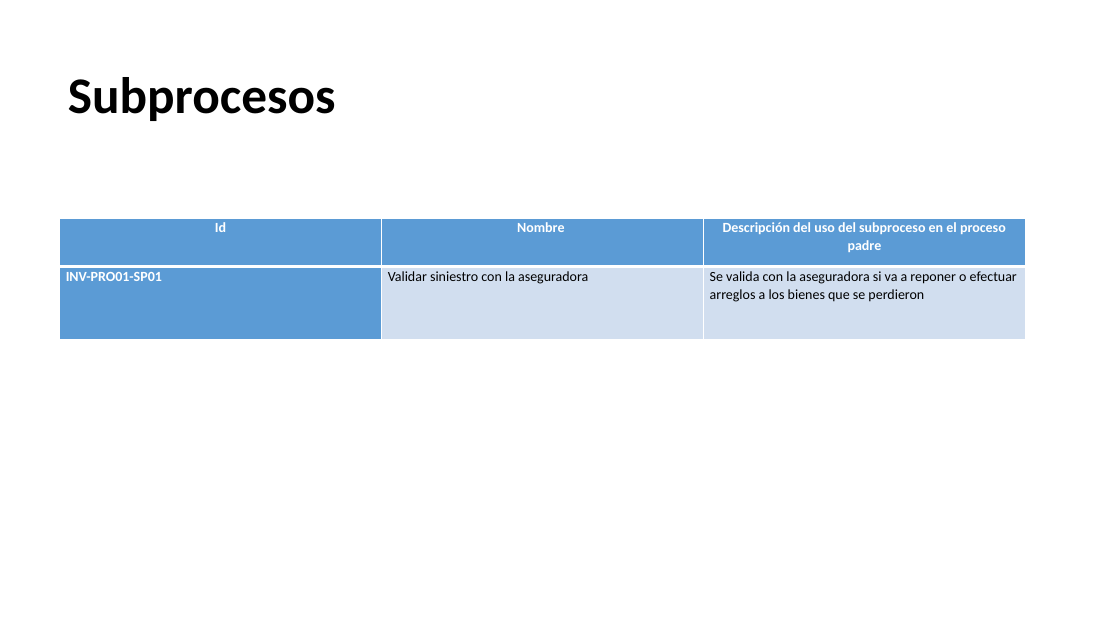
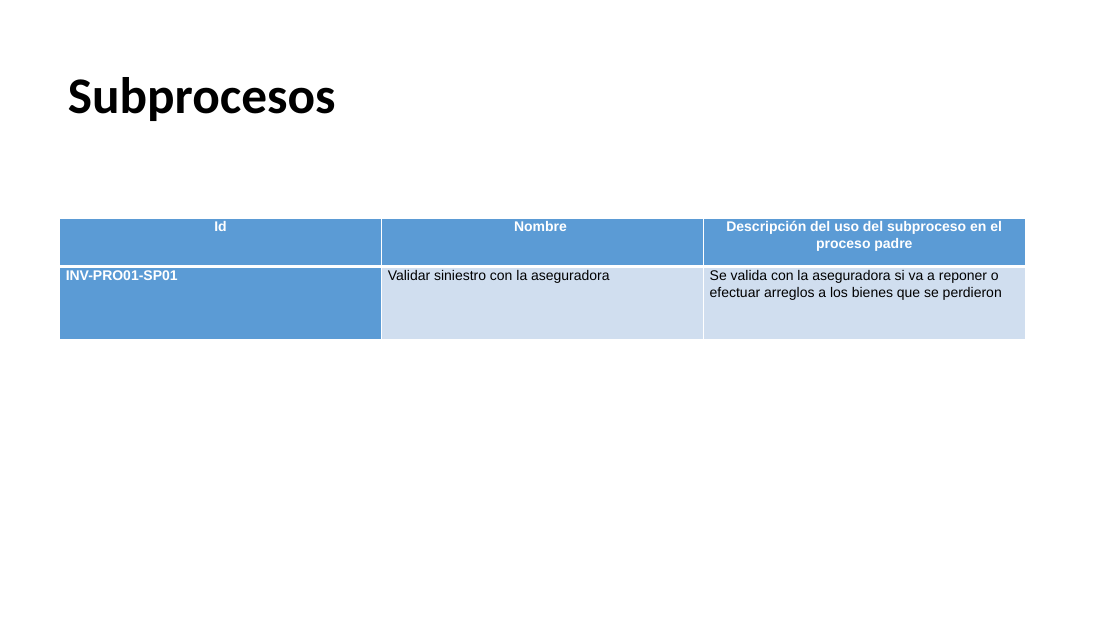
Before and after one commit to AndresFelipeGualdron/AUPN, a slide deck: slide 13 of AUPN.pptx (slide 12 before the commit). Drawn at 1120x630 pixels with LibreOffice and Linux fonts; fonts in the diff are those of the drawing; background and template pictures are left out. Boxes give left, top, right and bottom in pixels: in the first picture for what was removed or moved away, otherwise in the second. Text is boxed around its words. In the diff, an @@ line names an element or a change of style, - is before the commit and + after.

```diff
--- a/AUPN.pptx
+++ b/AUPN.pptx
@@ table at (60, 218, 1025, 494) @@
@@ fill #D2DEEF to #D0DEEF in 2 cells @@
@@ font Calibri to Arial @@
```
Also in this commit, not shown: 8 other slides changed, 1 slide added.
